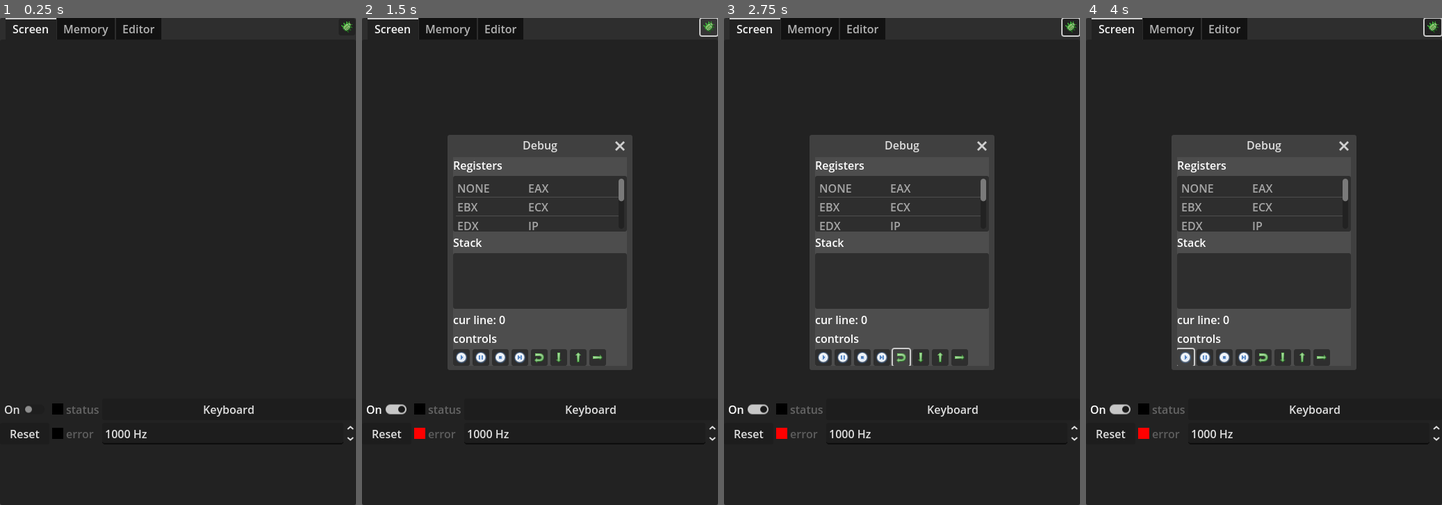
Above: before the commit, frames 1-4 (left to right).
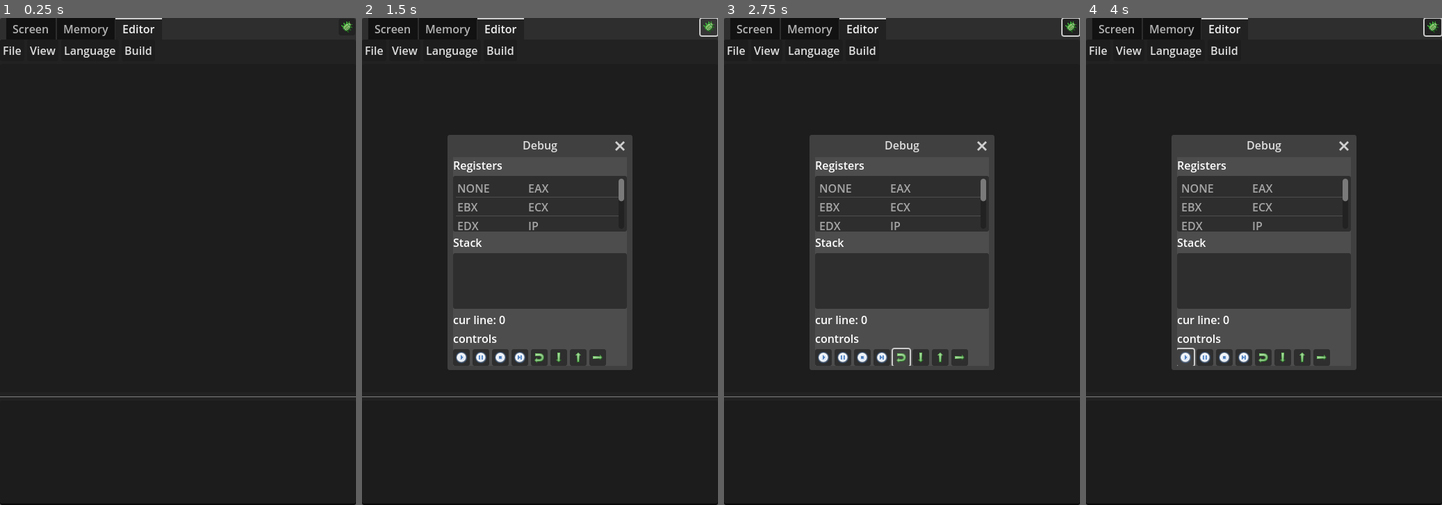
Above: after the commit, the same moments.

Repository: Zondartul/CpuDerp
Game: Godot game, scene res://scenes/main.tscn
Two runs of this game, one before a commit and one after it. Both use one fixed random seed, a clock stepped at 60 frames per second and the inputs below.
Inputs (mouse positions are in pixels of both pictures, inside the frame that each line leads up to):
- Up to frame 1 (0.25 s): no input
- Up to frame 2 (1.5 s): click (386, 407) at 0.5 s, where only the run before the commit has a clickable "On"; click (707, 27) at 1.25 s
- Up to frame 3 (2.75 s): click (902, 358) at 2.02 s
- Up to frame 4 (4 s): click (1264, 358) at 2.77 s; click (1185, 358) at 3.52 s

The runs differ from the first frame. In frame 1, 1.6% of the frame differs, in the area x 0-100%, y 0-100%; in frame 2, 1.7%; in frame 3, 1.7%; in frame 4, 1.7%.

Commit message:
added build status messages to editor console

Diff:
--- a/scenes/Editor.gd
+++ b/scenes/Editor.gd
@@ -30,3 +30,9 @@
 
 func switch_to_file(filename):
 	$comp_file.switch_to_file(filename);
+
+func print_console(text):
+	var console:TextEdit = $V/TE_console;
+	console.text += text + "\n";
+	#scroll to bottom
+	console.scroll_vertical = console.get_line_count()
--- a/scenes/comp_build.gd
+++ b/scenes/comp_build.gd
@@ -4,6 +4,7 @@
 
 var cur_efile;
 var Memory;
+var Editor;
 #var is_setup = false;
 
 # Called when the node enters the scene tree for the first time.
@@ -12,7 +13,9 @@
 
 func setup(dict:Dictionary):
 	assert("memory" in dict);
+	assert("editor" in dict);
 	Memory = dict["memory"];
+	Editor = dict["editor"];
 	for ch in get_children():
 		if "setup" in ch:
 			ch.setup(dict);
@@ -48,8 +51,13 @@
 func _on_build_index_pressed(index):
 	if index == 0: # "compile"
 		var code = compile();
-		if code: upload(code);
-		else: push_error("Code did not compile - not uploading")
+		if code:
+			Editor.print_console("Compiled successfully");
+			upload(code);
+			Editor.print_console("Code uploaded to memory");
+		else:
+			Editor.print_console("Failed to compile");
+			push_error("Code did not compile - not uploading")
 
 func _on_comp_file_cur_efile_changed(efile):
 	cur_efile = efile;
--- a/scenes/main.tscn
+++ b/scenes/main.tscn
@@ -47,9 +47,10 @@
 anchor_bottom = 1.0
 grow_horizontal = 2
 grow_vertical = 2
-current_tab = 0
+current_tab = 2
 
 [node name="Screen" type="Control" parent="Panel/TabContainer"]
+visible = false
 layout_mode = 2
 metadata/_tab_index = 0
 
@@ -129,7 +130,6 @@
 metadata/_tab_index = 1
 
 [node name="Editor" type="Control" parent="Panel/TabContainer"]
-visible = false
 layout_mode = 2
 script = ExtResource("3_6wt7m")
 metadata/_tab_index = 2
